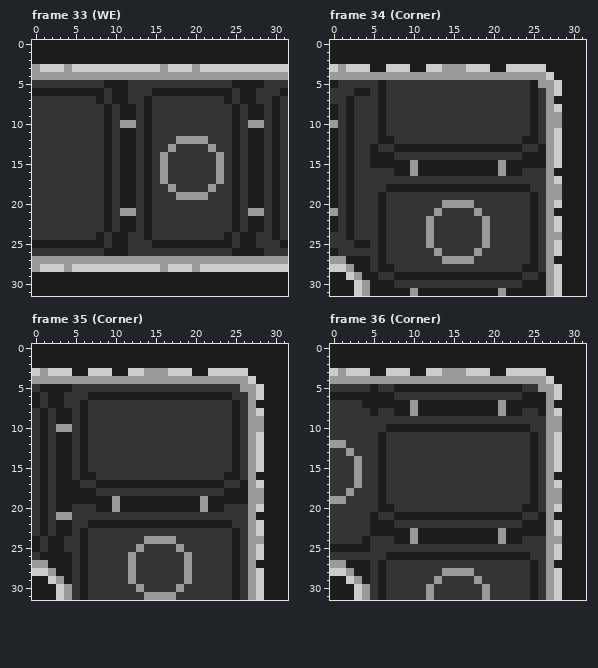
One commit to this pixel-art file: Assets/Art/Asesprite/ConveyorBelt.aseprite. Above, as it was before the edit.
32x32 pixels, 41 frames. Pixels under 10% opacity are left out. Colours within 5 levels of each other are drawn and written as one. Shown: frame 33 (WE), frame 34 (Corner), frame 35 (Corner), frame 36 (Corner). The commit also changed other frames, which this record leaves out.
The same view after the edit:
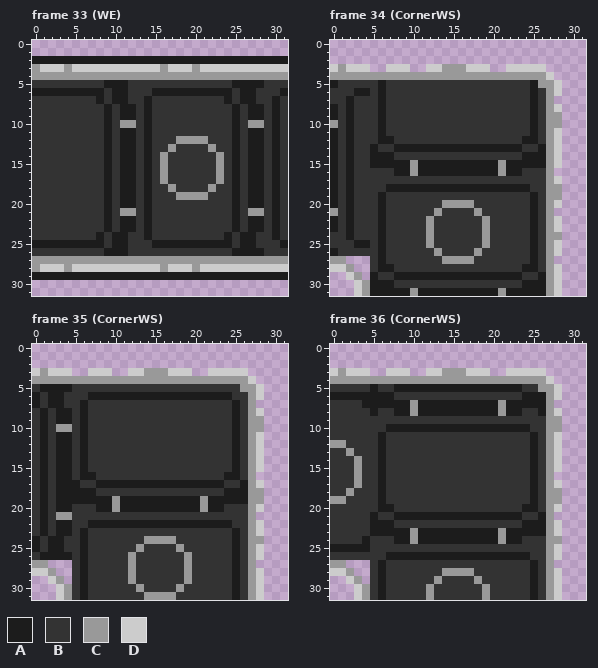
Palette (. is transparent): A #1c1c1c  B #333333  C #999999  D #cccccc
The edit:
layer "Background" now hidden
Frame 33 (WE):
The author cleared colour A in rows 0 to 1 at x 0 to 31; in rows 30 to 31 at x 0 to 31.
Frame 34 (CornerWS):
The author cleared colour A in rows 0 to 2 at x 0 to 31; in row 3 at x 5 to 6, 10 to 11, 20 to 21 and 27 to 31; in row 4 at x 28 to 31; in rows 5 to 6 at x 29 to 31; in row 7 at x 28 to 31; in rows 8 to 15 at x 29 to 31.
The author cleared colour A in row 16 at x 28 to 31; in rows 17 to 20 at x 29 to 31; in row 21 at x 28 to 31; in rows 22 to 26 at x 29 to 31; in row 27 at x 2 to 4 and 28 to 31; in row 28 at x 3 to 4 and 29 to 31.
The author cleared colour A in row 29 at x 0 to 1, 4 and 29 to 31; in rows 30 to 31 at x 0 to 2 and 29 to 31.
Frame 35 (CornerWS): the same change as frame 34 (CornerWS)
Frame 36 (CornerWS): the same change as frame 34 (CornerWS)
Pixel boxes of the changes (left, top, right, bottom) in both pictures:
erased: (32, 40, 288, 56)
erased: (32, 280, 288, 296)
erased: (330, 40, 586, 296)
erased: (32, 344, 288, 600)
erased: (330, 344, 586, 600)
